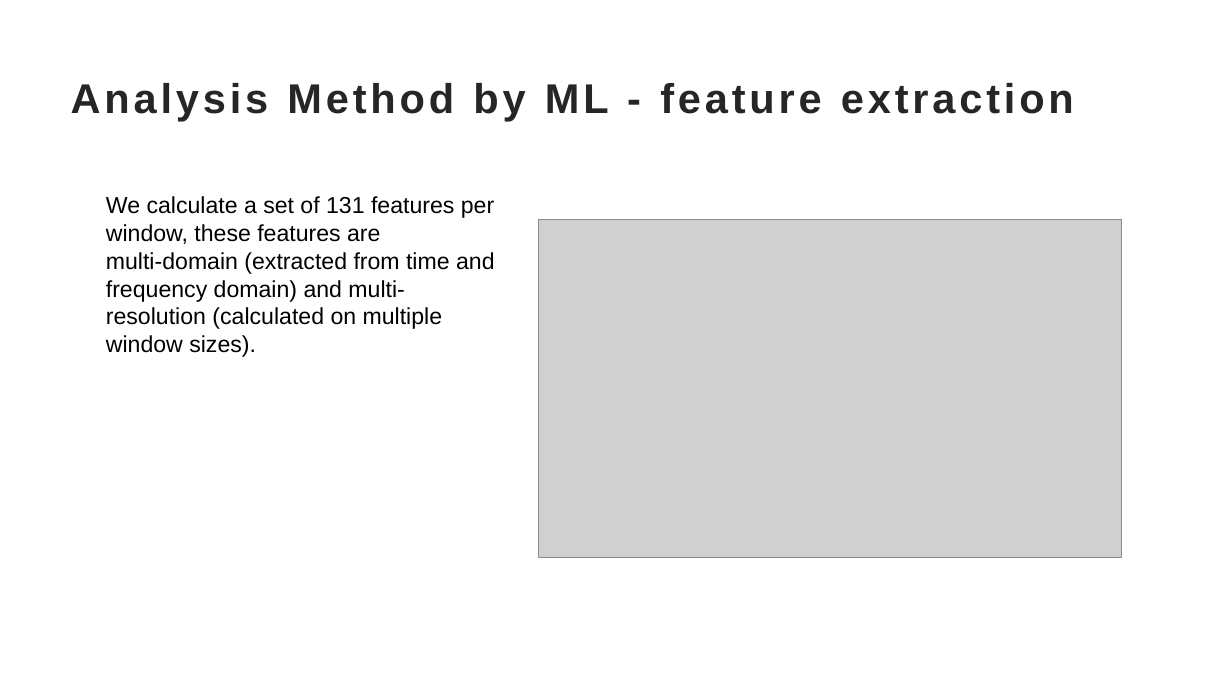
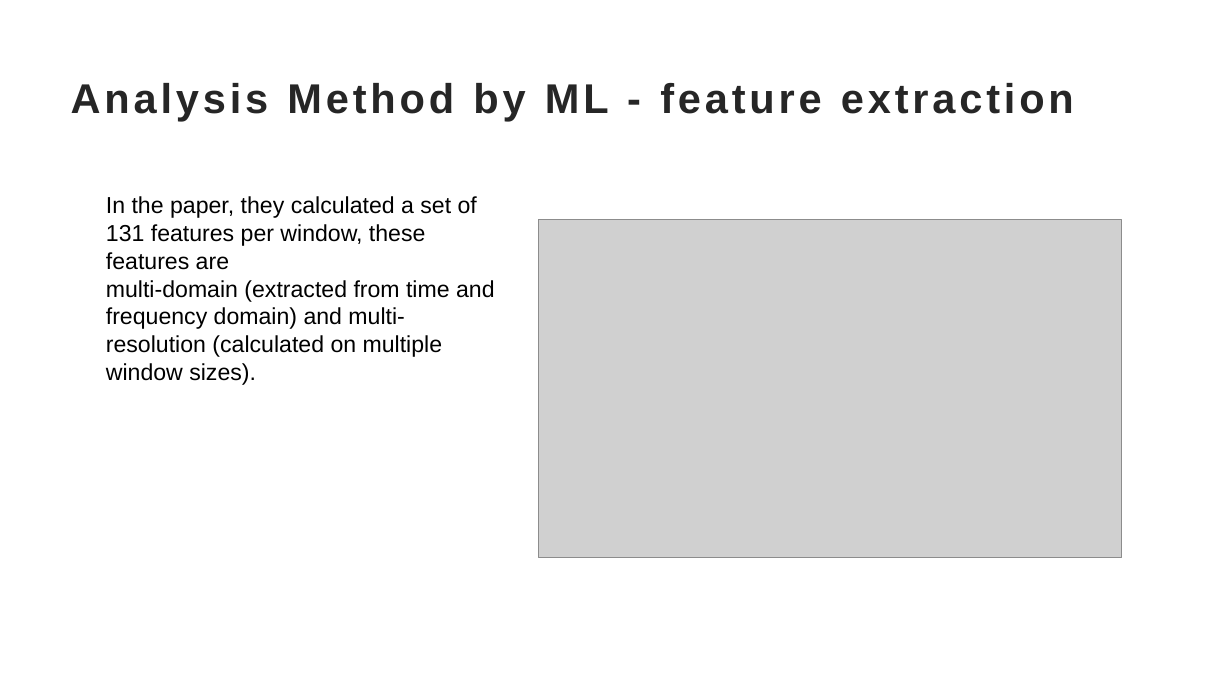
Before and after one commit to TonyHGF/EEG-Sleep-Staging, a slide deck: slide 6 of pre/slides.pptx. Drawn at 1232x693 pixels with LibreOffice and Linux fonts; fonts in the diff are those of the drawing; grey boxes stand for pictures. Boxes give left, top, right and bottom in pixels: in the first picture for what was removed or moved away, otherwise in the second. Text is boxed around its words. In the diff, an @@ line names an element or a change of style, - is before the commit and + after.

```diff
--- a/pre/slides.pptx
+++ b/pre/slides.pptx
@@ text at (106, 196, 477, 270): text changed @@
-We calculate a set of 131 features per window, these features are
+In the paper, they calculated a set of 131 features per window, these features are
```
Also in this commit, not shown: 1 slide added, 3 other files.
